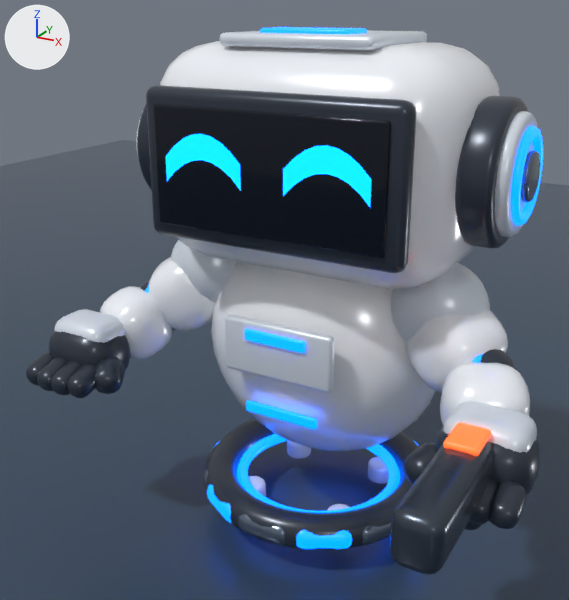
The Blender file Assets/_Project/Models/CouchGuy/CouchGuy_Redesigned.blend as it was, and as the next commit left it.
Camera for both pictures: a camera (50 mm lens) standing at (1.639, -3.228, 2.496) and looking at (-0.013, -0.321, 1.244). The lights are fixed; the arrows at upper left show +X, +Y and +Z. The picture after the commit comes second.

Objects in the first picture: 'ChestPanel', 'EarMount_R', 'FaceBezel', 'FaceDisplay', 'Hand_L', 'Hand_R', 'Head', 'HoverRing', 'Studio_Floor', 'Torso', 'UpperArm_R', 'Weapon_Pistol_Accent', 'Weapon_Pistol_Body', 'Weapon_Pistol_Grip' and 28 more.
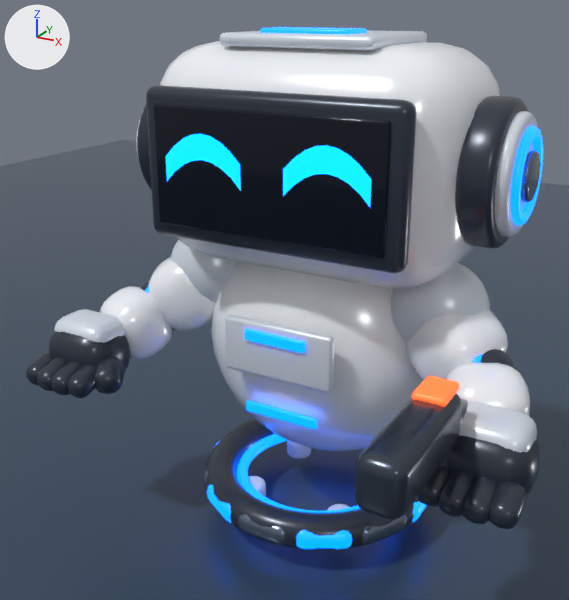
ob_weapon_pistol is not drawn itself; it is the parent of ob_weapon_pistol_body, ob_weapon_pistol_grip, ob_weapon_pistol_barrel, ob_weapon_pistol_accent, ob_muzzle.

What differs and where, as boxes (x1, y1, x2, y2) in the pictures (569 x 600 px):
'Weapon_Pistol_Body', moved
    before: (390, 441, 493, 575)
    after: (354, 394, 462, 519)
'Weapon_Pistol_Accent', moved
    before: (443, 422, 491, 456)
    after: (412, 376, 460, 407)
'Weapon_Pistol_Grip', moved (mostly hidden)
    before: (465, 521, 482, 530)
    after: (439, 398, 468, 468)

The change in detail:
Object 'Weapon_Pistol' (ob_weapon_pistol) moves from (0.0, 0.0, 0.0) to (0.85, -0.58, 0.98).
Object 'Weapon_Pistol_Body' (ob_weapon_pistol_body) moves from (0.98, -0.956, 0.91) to (0.0, -0.376, 0.09).
Object 'Weapon_Pistol_Grip' (ob_weapon_pistol_grip) moves from (0.98, -0.58, 0.75) to (0.0, 0.0, -0.07).
Object 'Weapon_Pistol_Accent' (ob_weapon_pistol_accent) moves from (0.98, -0.73, 1.025) to (0.0, -0.15, 0.205).
